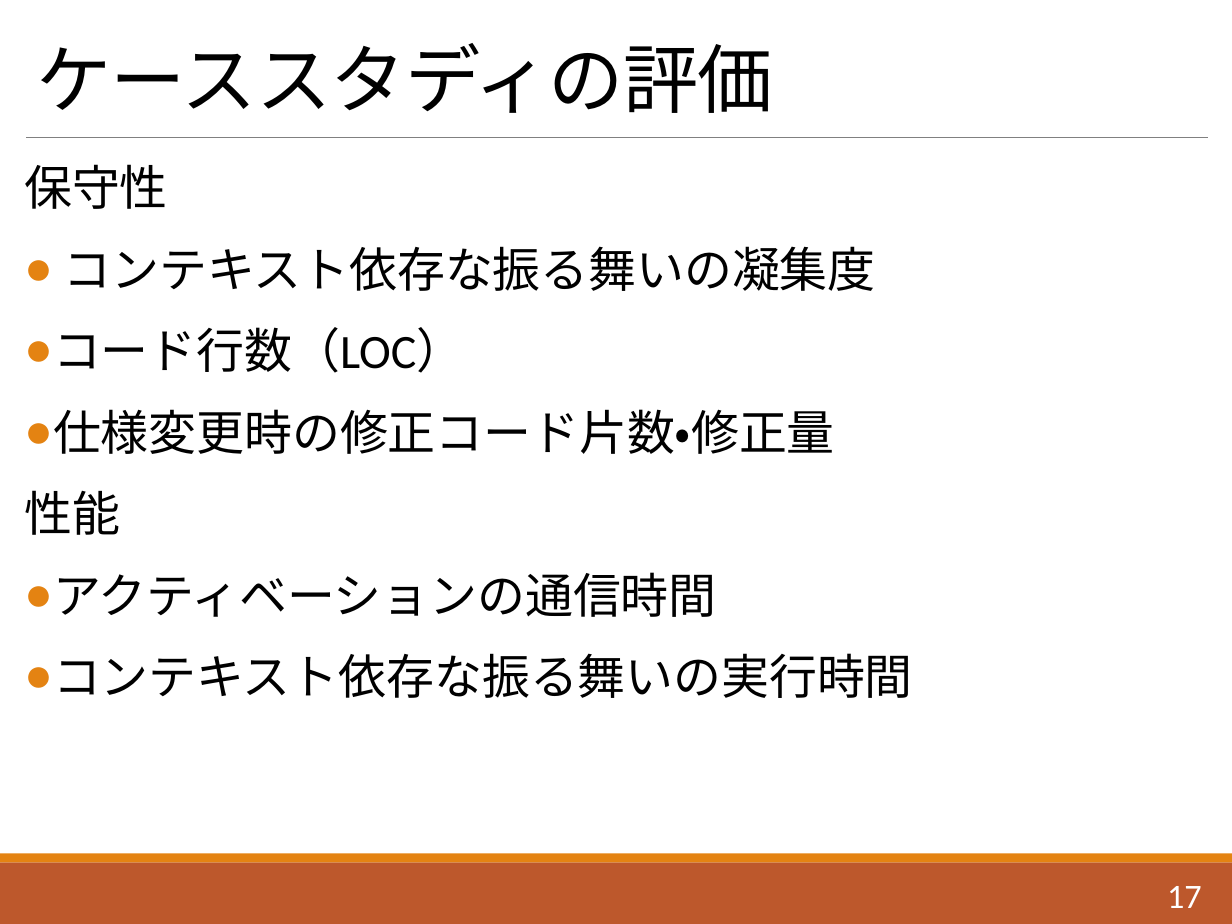
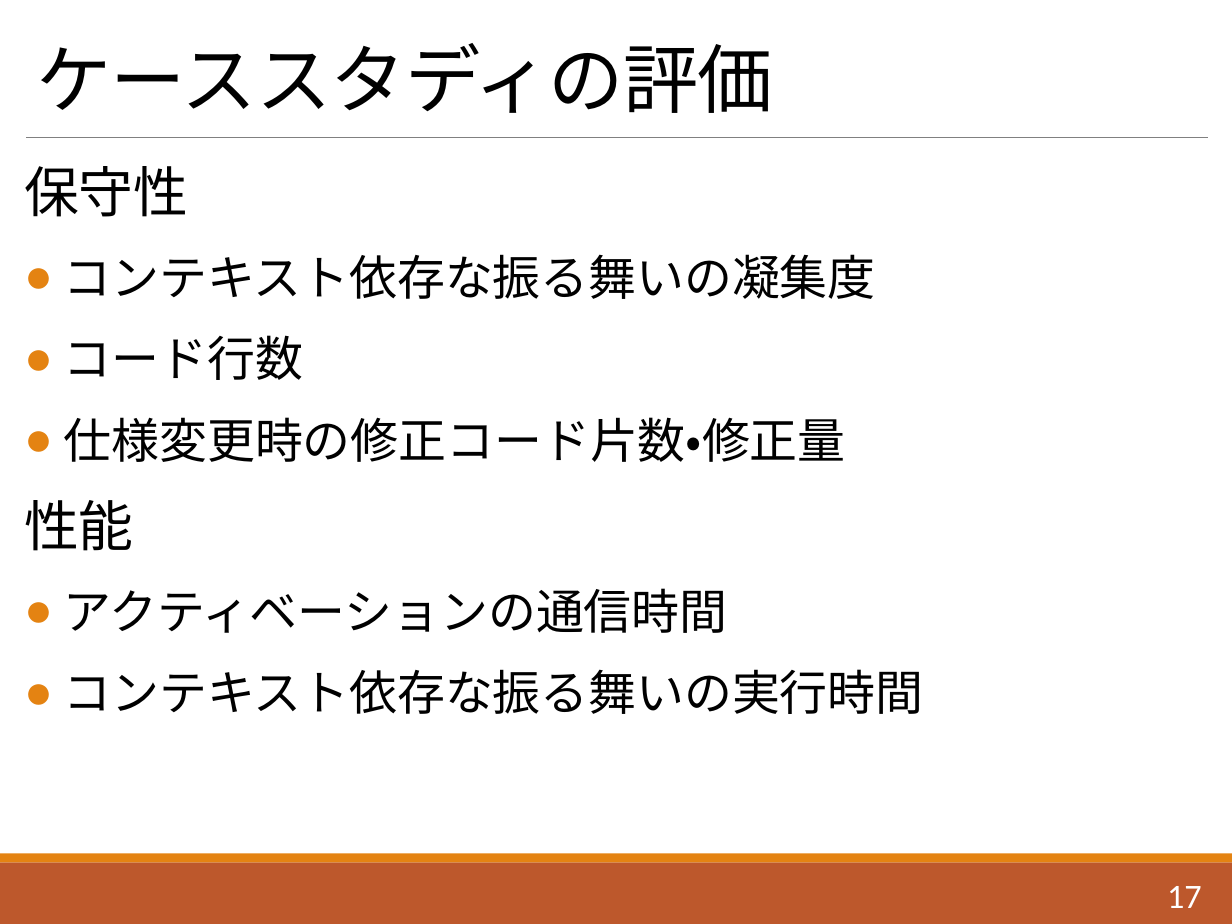
Before and after one commit to Saeki1120/Document, a slide deck: slide 18 of FLS/1120/ContextROS.pptx. Drawn at 1232x924 pixels with LibreOffice and Linux fonts; fonts in the diff are those of the drawing. Boxes give left, top, right and bottom in pixels: in the first picture for what was removed or moved away, otherwise in the second. Text is boxed around its words. In the diff, an @@ line names an element or a change of style, - is before the commit and + after.

```diff
--- a/FLS/1120/ContextROS.pptx
+++ b/FLS/1120/ContextROS.pptx
@@ text at [24,166,188,551]: size 28 to 32 pt in "保守性", "性能" @@
@@ text at [64,335,303,380]: text changed @@
-● コード行数（LOC）
+● コード行数
```
Also in this commit, not shown: 5 other slides changed, 2 slides added.
